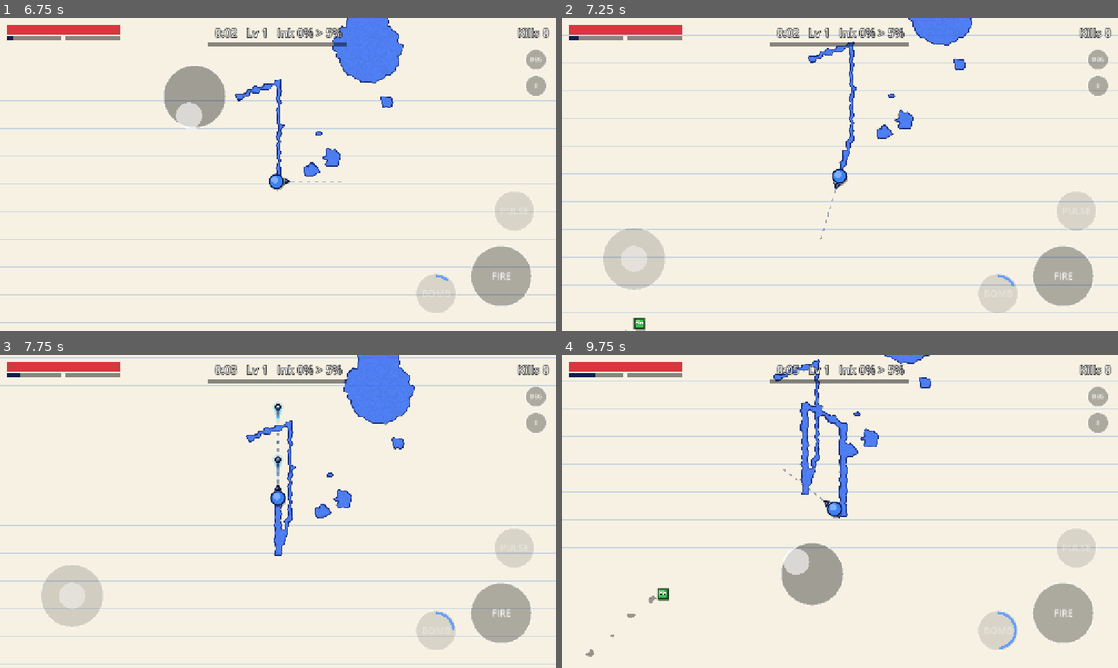
Above: before the commit, frames 1-4 (two rows, left to right).
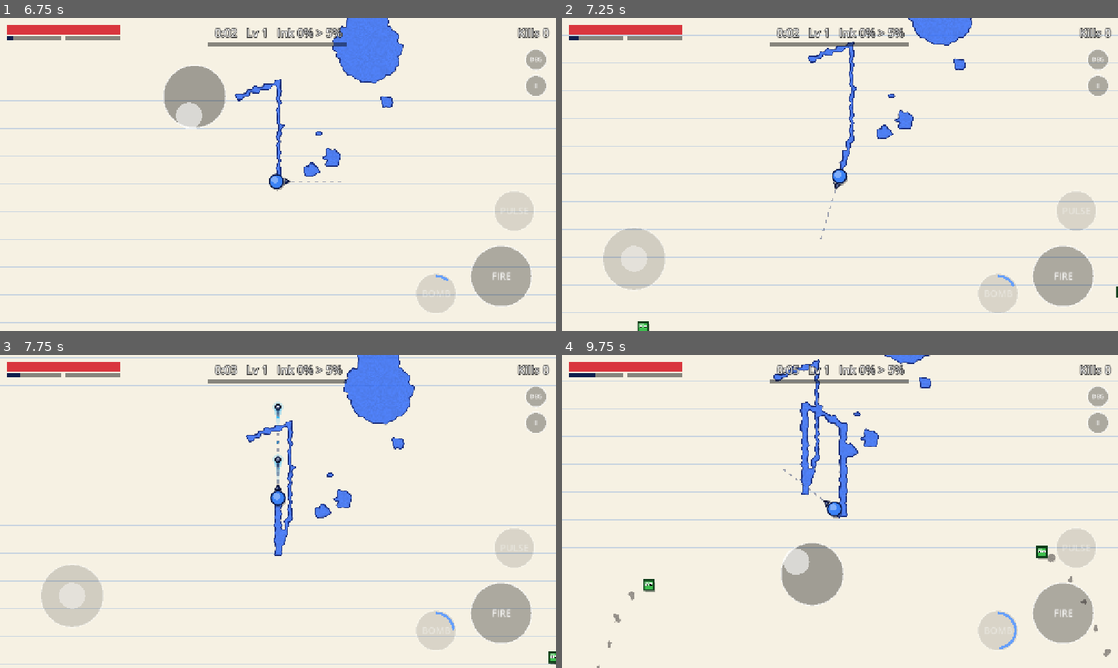
Above: after the commit, the same moments.

Repository: JobenR/Roguelite-Game
Game: Godot game, scene res://modes/survival.tscn
The game is run twice, just before and just after one commit, with the same random seed, the same clock (stepped at 60 frames per second) and the same inputs.
Inputs (mouse positions are in pixels of both pictures, inside the frame that each line leads up to):
- Up to frame 1 (6.75 s): tap Enter at 0.5 s; move the mouse to (400, 158) at 0.52 s; hold D (move_right) 0.53-1.25 s; hold Space (fire) 0.53-1.25 s; tap Shift (dash) at 0.6 s; click (400, 158) at 0.67 s; drag from (166, 190) to (250, 237) at 1.27 s; move the mouse to (333, 105) at 2.02 s; hold D (move_right) 2.03-2.75 s; hold E (secondary) 2.03-2.75 s; tap Q (pulse) at 2.1 s; drag from (250, 237) to (111, 127) at 2.77 s; move the mouse to (444, 221) at 3.52 s; hold A (move_left) 3.53-4.25 s; hold Space (fire) 3.53-4.25 s; tap Down (aim_down) at 3.6 s; tap Escape (pause) at 4.15 s; click "Restart run" at 4.25 s; tap R (restart) at 5 s; drag from (111, 127) to (194, 96) at 5.02 s; move the mouse to (305, 174) at 5.77 s; hold S (move_down) 5.78-6.5 s; hold E (secondary) 5.78-6.5 s; tap Right (aim_right) at 5.85 s; click (305, 174) at 5.92 s; drag from (194, 96) to (166, 190) at 6.52 s
- Up to frame 2 (7.25 s): no input
- Up to frame 3 (7.75 s): move the mouse to (400, 495) at 7.27 s; hold W (move_up) from 7.28 s (still down); hold Space (fire) from 7.28 s (still down); tap Shift (dash) at 7.35 s
- Up to frame 4 (9.75 s): release W (move_up) at 8 s; release Space (fire) at 8 s; drag from (728, 527) to (812, 574) at 8.02 s; move the mouse to (895, 442) at 8.77 s; hold S (move_down) 8.78-9.5 s; hold E (secondary) 8.78-9.5 s; tap Q (pulse) at 8.85 s; drag from (812, 574) to (673, 464) at 9.52 s

Frame 1 is identical in both runs. In frame 2, 0.1% of the frame differs, in the area x 11-100%, y 85-100%; in frame 3, less than 0.1%; in frame 4, 0.5%, in the area x 4-99%, y 60-100%.

Commit message:
Rear shots, smaller early horde, aimed bombs, piercing core, bomb rain, slowing mines, ink walls, varied enemy paths, higher-contrast enemies
Co-Authored-By: Claude Fable 5.2 <noreply@anthropic.com>
Claude-Session: https://claude.ai/code/session_018xN9S4Z9JfBLJbKbgLKxkq

Diff:
--- a/core/ink_grid.gd
+++ b/core/ink_grid.gd
@@ -21,6 +21,9 @@
 ## Watermark: when on, cells smudged over the player's ink are remembered here.
 var track_smudged_ink: bool = false
 var smudged_ink: PackedInt32Array = PackedInt32Array()
+## Wet Ink Wall: per-cell time until which the cell blocks enemies. Allocated
+## only when the upgrade is first used.
+var wall_until: PackedFloat32Array = PackedFloat32Array()
 
 
 func _init(area_size: Vector2, p_cell_size: float) -> void:
@@ -98,6 +101,25 @@
 				set_cell(y * cols + x, state)
 
 
+## Marks every cell along the segment as a wall until time `until`.
+func mark_wall_line(from: Vector2, to: Vector2, radius: float, until: float) -> void:
+	if wall_until.is_empty():
+		wall_until.resize(cols * rows)
+	var steps := maxi(1, int(ceil(from.distance_to(to) / (cell_size * 0.5))))
+	var reach := int(ceil(radius / cell_size))
+	for i in steps + 1:
+		var p := from.lerp(to, float(i) / steps)
+		var cx := clampi(int(p.x / cell_size), 0, cols - 1)
+		var cy := clampi(int(p.y / cell_size), 0, rows - 1)
+		for y in range(maxi(cy - reach, 0), mini(cy + reach, rows - 1) + 1):
+			for x in range(maxi(cx - reach, 0), mini(cx + reach, cols - 1) + 1):
+				wall_until[y * cols + x] = until
+
+
+func is_wall(pos: Vector2, now: float) -> bool:
+	return not wall_until.is_empty() and wall_until[cell_index(pos)] > now
+
+
 ## Wipes smudge inside the circle back to blank paper. Ink is untouched.
 func clean_circle(pos: Vector2, radius: float) -> void:
 	var x0 := clampi(int((pos.x - radius) / cell_size), 0, cols - 1)
--- a/data/arsenal.json
+++ b/data/arsenal.json
@@ -32,11 +32,13 @@
   "jump_range": 220
  },
  "mines": {
-  "cooldown": 3.5,
+  "cooldown": 3.0,
   "damage": 30,
   "radius": 90,
   "trigger": 55,
-  "max": 5
+  "max": 5,
+  "slow": 0.45,
+  "slow_seconds": 3.5
  },
  "whip": {
   "cooldown": 1.6,
@@ -162,7 +164,7 @@
   "damage_scale_per_level": 0.15
  },
  "rear_guard": {
-  "damage_scale": 0.8,
+  "damage_scale": 1.0,
   "spread_deg": 14
  },
  "split": {
@@ -229,5 +231,25 @@
  },
  "ghost_step": {
   "seconds": 1.5
+ },
+ "spotter": {
+  "time_scale": 0.2,
+  "reticle_speed": 620,
+  "max_range": 520
+ },
+ "bomb_core": {
+  "length": 380,
+  "length_per_level": 90,
+  "width": 26,
+  "damage_scale": 1.5
+ },
+ "bomb_rain": {
+  "interval": 0.45,
+  "range": 420,
+  "size": 0.7
+ },
+ "ink_wall": {
+  "seconds": 2.0,
+  "seconds_per_level": 1.0
  }
 }
--- a/data/enemies.json
+++ b/data/enemies.json
@@ -1,7 +1,7 @@
 {
   "walker": {
     "name": "Walker",
-    "hp": 20,
+    "hp": 17,
     "speed": 70,
     "radius": 16,
     "damage": 8,
@@ -15,8 +15,10 @@
       "color": "#3fbf4f",
       "outline": "#0f3d1a",
       "rotation_deg": 45,
-      "eyes": "two"
-    }
+      "eyes": "two",
+      "outline_width": 0.26
+    },
+    "flank": 0.55
   },
   "runner": {
     "name": "Runner",
@@ -32,10 +34,14 @@
     "face_move": true,
     "visual": {
       "sides": 3,
-      "color": "#facc15",
-      "outline": "#713f12",
-      "eyes": "two"
-    }
+      "color": "#ea580c",
+      "outline": "#1c0a00",
+      "eyes": "two",
+      "streak": 16,
+      "glow": "#fb923c",
+      "outline_width": 0.26
+    },
+    "flank": 0.8
   },
   "spitter": {
     "name": "Spitter",
@@ -60,8 +66,10 @@
       "color": "#a855f7",
       "outline": "#3b0764",
       "rotation_deg": -90,
-      "eyes": "one"
-    }
+      "eyes": "one",
+      "outline_width": 0.26
+    },
+    "flank": 0.0
   },
   "brute": {
     "name": "Brute",
@@ -83,11 +91,13 @@
     "charge_time": 0.55,
     "visual": {
       "sides": 6,
-      "color": "#ef4444",
+      "color": "#b91c1c",
       "outline": "#450a0a",
       "eyes": "two",
-      "brow": true
-    }
+      "brow": true,
+      "outline_width": 0.26
+    },
+    "flank": 0.3
   },
   "splitter": {
     "name": "Splitter",
@@ -106,8 +116,10 @@
       "sides": 4,
       "color": "#14b8a6",
       "outline": "#042f2e",
-      "eyes": "two"
-    }
+      "eyes": "two",
+      "outline_width": 0.26
+    },
+    "flank": 0.5
   },
   "mite": {
     "name": "Mite",
@@ -124,8 +136,10 @@
       "sides": 4,
       "color": "#5eead4",
       "outline": "#042f2e",
-      "eyes": "two"
-    }
+      "eyes": "two",
+      "outline_width": 0.26
+    },
+    "flank": 0.7
   },
   "corruptor": {
     "name": "Corruptor",
@@ -143,8 +157,10 @@
       "color": "#3f3f46",
       "outline": "#09090b",
       "eyes": "one",
-      "aura": "#52525b"
-    }
+      "aura": "#52525b",
+      "outline_width": 0.26
+    },
+    "flank": 0.35
   },
   "eraser": {
     "name": "The Eraser",
@@ -171,7 +187,9 @@
       "outline": "#500724",
       "rotation_deg": 22.5,
       "eyes": "two",
-      "brow": true
-    }
+      "brow": true,
+      "outline_width": 0.26
+    },
+    "flank": 0.0
   }
 }
--- a/data/pickups.json
+++ b/data/pickups.json
@@ -60,6 +60,13 @@
       "weight": 1.5,
       "color": "#10b981",
       "icon": "letter"
+    },
+    "bomb_rain": {
+      "name": "Bomb Rain",
+      "duration": 6,
+      "weight": 1.5,
+      "color": "#1d4ed8",
+      "icon": "letter"
     }
   }
 }
--- a/data/upgrades.json
+++ b/data/upgrades.json
@@ -543,11 +543,11 @@
   },
   "mines": {
    "name": "Ink Mines",
-   "desc": "You drop a mine every few seconds that bursts when an enemy steps near",
-   "max_level": 4,
+   "desc": "You drop a mine every few seconds. It bursts when enemies step near and slows the survivors",
+   "max_level": 5,
    "category": "weapon",
    "set": "arsenal",
-   "rarity": "rare",
+   "rarity": "common",
    "icon": "mine",
    "badge": "",
    "effects": [
@@ -719,11 +719,11 @@
   },
   "rear_guard": {
    "name": "Rear Guard",
-   "desc": "A second gun fires backwards. Levels add shots",
-   "max_level": 3,
-   "category": "weapon",
-   "set": "nib",
-   "rarity": "rare",
+   "desc": "+1 shot fired straight behind you at full damage. Stacks",
+   "max_level": 5,
+   "category": "weapon",
+   "set": "nib",
+   "rarity": "common",
    "icon": "multishot",
    "badge": "Re",
    "effects": [
@@ -1769,6 +1769,54 @@
    "effects": [
     {
      "stat": "banish",
+     "add": 1
+    }
+   ]
+  },
+  "spotter": {
+   "name": "Spotter",
+   "desc": "Hold BOMB to slow time and steer a target with the move stick; release to throw exactly there",
+   "max_level": 1,
+   "category": "weapon",
+   "set": "bomb",
+   "rarity": "rare",
+   "icon": "steady_hand",
+   "badge": "Bm",
+   "effects": [
+    {
+     "stat": "bomb_aim",
+     "add": 1
+    }
+   ]
+  },
+  "piercing_core": {
+   "name": "Piercing Core",
+   "desc": "The bomb's core flies on in a straight line, tearing through everything, then bursts",
+   "max_level": 3,
+   "category": "weapon",
+   "set": "bomb",
+   "rarity": "epic",
+   "icon": "laser",
+   "badge": "Bc",
+   "effects": [
+    {
+     "stat": "bomb_core",
+     "add": 1
+    }
+   ]
+  },
+  "ink_wall": {
+   "name": "Wet Ink Wall",
+   "desc": "Your fresh trail is a wall: enemies cannot cross it until it dries. Brutes and bosses break through",
+   "max_level": 3,
+   "category": "ink",
+   "set": "ink",
+   "rarity": "epic",
+   "icon": "shield",
+   "badge": "Wl",
+   "effects": [
+    {
+     "stat": "ink_wall",
      "add": 1
     }
    ]
--- a/data/waves.json
+++ b/data/waves.json
@@ -17,7 +17,7 @@
     "waves": [
       {
         "start": 0,
-        "interval": 0.9,
+        "interval": 1.2,
         "batch": 1,
         "enemies": {
           "walker": 1
@@ -25,26 +25,26 @@
       },
       {
         "start": 30,
-        "interval": 0.7,
-        "batch": 2,
+        "interval": 1.0,
+        "batch": 1,
         "enemies": {
           "walker": 1
         }
       },
       {
         "start": 60,
-        "interval": 0.6,
+        "interval": 0.8,
         "batch": 2,
         "label": "RUNNERS",
         "enemies": {
           "walker": 6,
-          "runner": 2
+          "runner": 1.2
         }
       },
       {
         "start": 120,
-        "interval": 0.5,
-        "batch": 3,
+        "interval": 0.65,
+        "batch": 2,
         "label": "SPITTERS",
         "enemies": {
           "walker": 6,
@@ -118,6 +118,8 @@
           "corruptor": 0.44
         }
       }
-    ]
+    ],
+    "max_enemies_start": 30,
+    "max_enemies_per_minute": 32
   }
 }
--- a/entities/enemies/enemy.gd
+++ b/entities/enemies/enemy.gd
@@ -40,6 +40,10 @@
 var bleed_left: float = 0.0
 var bleed_dps: float = 0.0
 var was_on_ink: bool = false
+# Approach style: each enemy curves in from its own side and weaves a little,
+# so a horde spreads out instead of forming one line.
+var flank: float = 0.0
+var weave_phase: float = 0.0
 
 @onready var visual: Node2D = $Visual
 
@@ -77,6 +81,9 @@
 	ability_state = 0
 	ability_dir = Vector2.ZERO
 	aux_left = 0.0
+	var spread := float(data.get("flank", 0.0))
+	flank = randf_range(-spread, spread)
+	weave_phase = randf() * TAU
 	slow_left = 0.0
 	stain_left = 0.0
 	bleed_left = 0.0
--- a/entities/visuals/shape_visual.gd
+++ b/entities/visuals/shape_visual.gd
@@ -20,6 +20,7 @@
 var _highlight: PackedVector2Array = PackedVector2Array()
 var _color: Color = Color.WHITE
 var _outline: Color = Color.BLACK
+var _outline_width: float = 0.2
 var _radius: float = 10.0
 var _eyes: String = ""  # "", "two" or "one"
 var _brow: bool = false
@@ -38,6 +39,7 @@
 	_radius = radius
 	_color = Color(String(data.get("color", "#ffffff")))
 	_outline = Color(String(data.get("outline", _color.darkened(0.6).to_html())))
+	_outline_width = float(data.get("outline_width", 0.2))
 	var eyes: Variant = data.get("eyes", "")
 	_eyes = ("two" if eyes else "") if eyes is bool else String(eyes)
 	_brow = bool(data.get("brow", false))
@@ -93,8 +95,8 @@
 		draw_set_transform(Vector2.ZERO)
 	draw_colored_polygon(_points, _color)
 	draw_colored_polygon(_highlight, _color.lightened(0.35))
-	draw_polyline(_outline_points, _outline, maxf(2.0, _radius * 0.2), true)
-	if _streak > 0.0:
+	draw_polyline(_outline_points, _outline, maxf(2.0, _radius * _outline_width), true)
+	if _streak > 0.0 and _eyes == "":
 		draw_circle(Vector2(_radius * 0.25, 0.0), _radius * 0.35, Color(1, 1, 1, 0.9))
 	if _eyes == "one":
 		var big := _radius * 0.36
--- a/modes/survival.gd
+++ b/modes/survival.gd
@@ -40,7 +40,7 @@
 	player.setup(enemies, bullets, rect, ink, effects)
 	hazards.setup(enemies, ink, effects)
 	secondary.setup(player, enemies, ink, effects, hazards)
-	arsenal.setup(player, enemies, bullets, ink, effects, hazards)
+	arsenal.setup(player, enemies, bullets, ink, effects, hazards, secondary)
 	glyphs.setup(player, enemies, ink, effects)
 	pulse.setup(player, enemies, ink, effects, glyphs, hazards)
 	milestones.setup(ink, player, pulse)
--- a/systems/arsenal.gd
+++ b/systems/arsenal.gd
@@ -24,9 +24,12 @@
 var _saw_tick: float = 0.0
 var _trail_tick: float = 0.0
 var _watermark_left: float = 1.0
-
-
-func setup(player: Player, enemies: EnemyManager, bullets: BulletManager, ink: InkSystem, effects: Effects, hazards: Hazards) -> void:
+var _secondary: SecondarySystem
+var _wall_points: Array[Dictionary] = []
+
+
+func setup(player: Player, enemies: EnemyManager, bullets: BulletManager, ink: InkSystem, effects: Effects, hazards: Hazards, secondary: SecondarySystem) -> void:
+	_secondary = secondary
 	_player = player
 	_enemies = enemies
 	_bullets = bullets
@@ -110,7 +113,8 @@
 
 	level = _level("mines")
 	if _due("mines", level, delta):
-		_hazards.add_mine(pos, _damage("mines", level), _num("mines", "radius", 90.0), _num("mines", "trigger", 55.0), int(_num("mines", "max", 5.0)) + level)
+		_hazards.add_mine(pos, _damage("mines", level), _num("mines", "radius", 90.0), _num("mines", "trigger", 55.0), int(_num("mines", "max", 5.0)) + level,
+				_num("mines", "slow", 0.0), _num("mines", "slow_seconds", 0.0))
 
 	level = _level("whip")
 	if _due("whip", level, delta):
@@ -413,6 +417,26 @@
 					keep.append(index)
 			grid.smudged_ink = keep
 
+	if GameState.has_power("bomb_rain"):
+		var rain_left := float(_timers.get("bomb_rain", 0.0)) - delta
+		if rain_left <= 0.0:
+			rain_left = _num("bomb_rain", "interval", 0.45)
+			var at := pos + Vector2.from_angle(randf() * TAU) * randf_range(80.0, _num("bomb_rain", "range", 420.0))
+			_secondary.drop_at(at, _num("bomb_rain", "size", 0.7))
+		_timers["bomb_rain"] = rain_left
+
+	# Wet Ink Wall: remember the fresh trail so it can be drawn while it holds.
+	var wall := Upgrades.bonus("ink_wall")
+	if wall > 0.0:
+		var hold := _num("ink_wall", "seconds", 2.0) + _num("ink_wall", "seconds_per_level", 1.0) * (wall - 1.0)
+		if _wall_points.is_empty() or pos.distance_to(_wall_points[_wall_points.size() - 1]["pos"]) > 10.0:
+			if not _wall_points.is_empty():
+				grid.mark_wall_line(_wall_points[_wall_points.size() - 1]["pos"], pos, 10.0, GameState.run_time + hold)
+			_wall_points.append({"pos": pos, "until": GameState.run_time + hold, "hold": hold})
+		while not _wall_points.is_empty() and float(_wall_points[0]["until"]) <= GameState.run_time:
+			_wall_points.remove_at(0)
+		queue_redraw()
+
 	if GameState.has_power("ink_storm"):
 		var left := float(_timers.get("ink_storm", 0.0)) - delta
 		if left <= 0.0:
@@ -437,6 +461,15 @@
 
 func _draw() -> void:
 	var spin := Time.get_ticks_msec() * 0.012
+	# The wet wall: bright while fresh, fading as it dries.
+	for i in range(1, _wall_points.size()):
+		var a: Dictionary = _wall_points[i - 1]
+		var b: Dictionary = _wall_points[i]
+		if (a["pos"] as Vector2).distance_to(b["pos"]) > 60.0:
+			continue
+		var wet := clampf((float(b["until"]) - GameState.run_time) / float(b["hold"]), 0.0, 1.0)
+		draw_line(a["pos"], b["pos"], Color(0.02, 0.06, 0.25, 0.9 * wet), 14.0)
+		draw_line(a["pos"], b["pos"], Color(0.7, 0.9, 1.0, wet), 4.0)
 	for rang in _boomerangs:
 		var pos: Vector2 = rang["pos"]
 		var arm := Vector2.from_angle(spin * 2.0) * 16.0
--- a/systems/enemy_manager.gd
+++ b/systems/enemy_manager.gd
@@ -244,6 +244,9 @@
 	var thorn_ink := Upgrades.bonus("thorn_ink")
 	var thorns := Upgrades.bonus("thorns")
 	var cut_scale := 1.0 - minf(Upgrades.bonus("ink_tough"), 0.75)
+	var weave_time := GameState.run_time * 1.7
+	var walls := Upgrades.bonus("ink_wall") > 0.0
+	var now := GameState.run_time
 
 	for enemy in active:
 		var pos := enemy.position
@@ -262,7 +265,10 @@
 		var step := Vector2.ZERO
 		match (-1 if frozen else int(enemy.behavior)):
 			Enemy.Behavior.CHASE:
-				step = toward * pace * delta
+				# Curve in from this enemy's own side (fading out up close) and
+				# weave, so the horde fans out and surrounds instead of queueing.
+				var bend := enemy.flank * clampf((dist - 90.0) / 260.0, 0.0, 1.0) + sin(weave_time + enemy.weave_phase) * 0.22
+				step = toward.rotated(bend) * pace * delta
 			Enemy.Behavior.CHARGE:
 				step = _charge_step(enemy, toward, dist, pace, delta)
 			Enemy.Behavior.RANGED:
@@ -285,7 +291,21 @@
 		if enemy.heavy:
 			push *= 0.15
 
-		pos += step + push * push_factor
+		var move := step + push * push_factor
+		if walls and not enemy.heavy and move != Vector2.ZERO:
+			# Wet Ink Wall: a blocked enemy slides along the wall instead.
+			var feeler := move.normalized() * enemy.radius * 0.7
+			if ink_grid.is_wall(pos + move + feeler, now):
+				if not ink_grid.is_wall(pos + Vector2(move.x, 0.0) + Vector2(feeler.x, 0.0), now) and absf(move.x) > 0.01:
+					move = Vector2(signf(move.x) * move.length(), 0.0)
+				elif not ink_grid.is_wall(pos + Vector2(0.0, move.y) + Vector2(0.0, feeler.y), now) and absf(move.y) > 0.01:
+					move = Vector2(0.0, signf(move.y) * move.length())
+				else:
+					# Fully blocked: shuffle sideways to find a way around.
+					move = toward.orthogonal() * (1.0 if enemy.flank >= 0.0 else -1.0) * move.length()
+					if ink_grid.is_wall(pos + move + move.normalized() * enemy.radius * 0.7, now):
+						move = Vector2.ZERO
+		pos += move
 		pos.x = clampf(pos.x, min_x, max_x)
 		pos.y = clampf(pos.y, min_y, max_y)
 		enemy.position = pos
--- a/systems/hazards.gd
+++ b/systems/hazards.gd
@@ -31,10 +31,10 @@
 	_holes.append({"pos": pos, "radius": radius, "left": seconds, "total": seconds, "damage": burst_damage, "pull": pull_speed})
 
 
-func add_mine(pos: Vector2, mine_damage: float, radius: float, trigger: float, limit: int) -> void:
+func add_mine(pos: Vector2, mine_damage: float, radius: float, trigger: float, limit: int, slow: float = 0.0, slow_seconds: float = 0.0) -> void:
 	while _mines.size() >= mini(limit, MAX_MINES_HARD):
 		_mines.remove_at(0)
-	_mines.append({"pos": pos, "damage": mine_damage, "radius": radius, "trigger": trigger, "arm": 0.6})
+	_mines.append({"pos": pos, "damage": mine_damage, "radius": radius, "trigger": trigger, "arm": 0.6, "slow": slow, "slow_seconds": slow_seconds})
 
 
 func _process(delta: float) -> void:
@@ -89,6 +89,9 @@
 				_mines.remove_at(i)
 				_ink.splat(pos, float(mine["radius"]) * 0.7, Vector2.ZERO)
 				_enemies.damage_area(pos, float(mine["radius"]), float(mine["damage"]))
+				if float(mine["slow"]) > 0.0:
+					# Survivors over a wider area are slowed, to break up the mass.
+					_enemies.slow_area(pos, float(mine["radius"]) * 1.6, float(mine["slow"]), float(mine["slow_seconds"]))
 				_effects.ring(pos, float(mine["radius"]), Color(0.12, 0.23, 0.54, 0.9), 0.3)
 		i -= 1
 	queue_redraw()
--- a/systems/secondary_system.gd
+++ b/systems/secondary_system.gd
@@ -16,6 +16,8 @@
 var _from: Vector2 = Vector2.ZERO
 var _to: Vector2 = Vector2.ZERO
 var _t: float = 0.0
+var _aiming: bool = false
+var _reticle: Vector2 = Vector2.ZERO
 
 @onready var visual: Node2D = $Visual
 
@@ -32,6 +34,17 @@
 	visual.visible = false
 	Events.enemy_killed.connect(_on_enemy_killed)
 	Events.secondary_charge_changed.emit(charge)
+	Events.player_died.connect(_stop_aiming)
+
+
+func _exit_tree() -> void:
+	_stop_aiming()
+
+
+func _stop_aiming() -> void:
+	_aiming = false
+	Engine.time_scale = 1.0
+	queue_redraw()
 
 
 func _on_enemy_killed(_type_id: String, _pos: Vector2, _splat_radius: float, _xp: int, _dir: Vector2) -> void:
@@ -57,8 +70,12 @@
 	if _player == null or _weapon.is_empty() or not GameState.is_playing():
 		return
 	_add_charge(delta / _cooldown())
-	if Input.is_action_just_pressed("secondary") and charge >= 1.0 and not _flying:
-		_throw()
+	if Upgrades.bonus("bomb_aim") > 0.0:
+		_update_aimed_throw(delta)
+	elif Input.is_action_just_pressed("secondary") and charge >= 1.0 and not _flying:
+		var throw_range := float(_weapon.get("throw_range", 300.0))
+		var target := _enemies.nearest(_player.position, throw_range)
+		_throw(target.position if target != null else _player.position + _player.aim_dir * throw_range * 0.7)
 	if _flying:
 		_t += delta / maxf(0.05, float(_weapon.get("flight_time", 0.45)))
 		var t := minf(_t, 1.0)
@@ -79,17 +96,52 @@
 					_explode(_to + offset, DataDB.arsenal_num("cluster", "radius_scale", 0.6), false)
 
 
-func _throw() -> void:
-	var throw_range := float(_weapon.get("throw_range", 300.0))
-	var target := _enemies.nearest(_player.position, throw_range)
+## Spotter: hold the button to slow time and steer a target with the move
+## stick; release to throw at it.
+func _update_aimed_throw(delta: float) -> void:
+	if not _aiming:
+		if Input.is_action_just_pressed("secondary") and charge >= 1.0 and not _flying:
+			_aiming = true
+			_reticle = _player.position + _player.aim_dir * 170.0
+		return
+	var slow := DataDB.arsenal_num("spotter", "time_scale", 0.2)
+	Engine.time_scale = slow
+	# The target moves in real time even though the game is slowed.
+	var steer := Input.get_vector("move_left", "move_right", "move_up", "move_down")
+	_reticle += steer * DataDB.arsenal_num("spotter", "reticle_speed", 620.0) * delta / slow
+	var offset := (_reticle - _player.position).limit_length(DataDB.arsenal_num("spotter", "max_range", 520.0))
+	_reticle = _player.position + offset
+	queue_redraw()
+	if not Input.is_action_pressed("secondary"):
+		_stop_aiming()
+		_throw(_reticle)
+
+
+func _throw(target: Vector2) -> void:
 	_from = _player.position
-	_to = target.position if target != null else _player.position + _player.aim_dir * throw_range * 0.7
+	_to = target
 	_t = 0.0
 	_flying = true
 	visual.position = _from
 	visual.visible = true
 	charge -= 1.0
 	Events.secondary_charge_changed.emit(minf(charge, 1.0))
+
+
+## A bomb blast at a point, with no throw and no charge spent (Bomb Rain).
+func drop_at(pos: Vector2, size: float) -> void:
+	_explode(pos, size, false)
+
+
+func _draw() -> void:
+	if not _aiming:
+		return
+	var radius := float(_weapon.get("blast_radius", 100.0)) * Upgrades.mult_of("bomb_size")
+	draw_dashed_line(_player.position, _reticle, Color(0.07, 0.14, 0.37, 0.7), 4.0, 14.0)
+	draw_circle(_reticle, radius, Color(0.22, 0.45, 0.95, 0.18))
+	draw_arc(_reticle, radius, 0.0, TAU, 48, Color(0.07, 0.14, 0.37, 0.9), 4.0)
+	draw_line(_reticle - Vector2(14, 0), _reticle + Vector2(14, 0), Color(0.07, 0.14, 0.37), 4.0)
+	draw_line(_reticle - Vector2(0, 14), _reticle + Vector2(0, 14), Color(0.07, 0.14, 0.37), 4.0)
 
 
 func _explode(pos: Vector2, size: float, main: bool) -> void:
@@ -124,6 +176,19 @@
 	var napalm := Upgrades.bonus("napalm")
 	if napalm > 0.0:
 		_hazards.add_burn(pos, radius, napalm, DataDB.arsenal_num("napalm", "seconds", 5.0), Color(0.98, 0.45, 0.1))
+	# Piercing Core: the bomb's heart flies on, tearing a line, then bursts.
+	var core := Upgrades.bonus("bomb_core")
+	if core > 0.0 and main:
+		var dir := (_to - _from).normalized() if _to != _from else _player.aim_dir
+		var length := DataDB.arsenal_num("bomb_core", "length", 380.0) + DataDB.arsenal_num("bomb_core", "length_per_level", 90.0) * (core - 1.0)
+		var end := pos + dir * length
+		var width := DataDB.arsenal_num("bomb_core", "width", 26.0)
+		_enemies.damage_segment(pos, end, width, bomb_damage * DataDB.arsenal_num("bomb_core", "damage_scale", 1.5))
+		_ink.grid.paint_line(pos, end, 9.0, InkGrid.INK)
+		_effects.beam(pos, end, Color(0.1, 0.25, 0.75), width, 0.4)
+		_ink.splat(end, radius * 0.6, dir)
+		_enemies.damage_area(end, radius * 0.7, bomb_damage * 0.6)
+		_effects.ring(end, radius * 0.7, Color(0.12, 0.23, 0.54, 0.9), 0.3)
 	_effects.ring(pos, radius, Color(0.12, 0.23, 0.54, 0.9), 0.35)
 	_effects.burst(pos, Vector2.ZERO, Color(0.15, 0.3, 0.8), 16 if main else 6)
 	if main:
--- a/systems/spawn_director.gd
+++ b/systems/spawn_director.gd
@@ -45,6 +45,13 @@
 	return 1.0 + float(_cfg.get("hp_growth_per_minute", 0.0)) * minutes + float(_cfg.get("hp_growth_per_minute_squared", 0.0)) * minutes * minutes
 
 
+## Most enemies allowed alive right now. The cap starts low and rises each
+## minute, so the early horde stays a size the starting gun can manage.
+func enemy_cap() -> int:
+	var ramp := float(_cfg.get("max_enemies_start", 400.0)) + float(_cfg.get("max_enemies_per_minute", 0.0)) * GameState.run_time / 60.0
+	return mini(int(_cfg.get("max_enemies", 400)), int(ramp))
+
+
 ## Seconds until the next mini-boss, or -1 when none is scheduled.
 func time_to_boss() -> float:
 	return _next_boss - GameState.run_time if _next_boss < INF else -1.0
@@ -79,7 +86,7 @@
 		# Past the last wave the horde keeps growing.
 		var overtime := (GameState.run_time - float(wave.get("start", 0.0))) / 60.0
 		batch += int(overtime * float(_cfg.get("overtime_batch_per_minute", 0.0)))
-	var room := int(_cfg.get("max_enemies", 400)) - _enemies.active.size()
+	var room := enemy_cap() - _enemies.active.size()
 	var hp_mult := hp_multiplier()
 	for i in mini(batch, room):
 		_enemies.spawn(_pick_type(wave), _spawn_point(), hp_mult)
--- a/tools/smoke_test.gd
+++ b/tools/smoke_test.gd
@@ -30,7 +30,7 @@
 		Input.action_press("secondary")
 		Input.action_press("pulse")
 		Input.action_press("dash")
-		gs.grant_power(["frenzy", "magnet", "auto_aim", "freeze", "giant_brush", "ink_storm", "invincible", "eraser_wave"][(_frames / 120) % 8], 2.0)
+		gs.grant_power(["frenzy", "magnet", "auto_aim", "freeze", "giant_brush", "ink_storm", "invincible", "eraser_wave", "bomb_rain"][(_frames / 120) % 9], 2.0)
 	elif _frames % 120 == 1:
 		Input.action_release("secondary")
 		Input.action_release("pulse")
--- a/ui/levelup/levelup_cards.gd
+++ b/ui/levelup/levelup_cards.gd
@@ -99,6 +99,7 @@
 		return
 	is_open = true
 	visible = true
+	Engine.time_scale = 1.0  # in case the bomb's slow motion was active
 	get_tree().paused = true
 
 
--- a/ui/pause/pause_menu.gd
+++ b/ui/pause/pause_menu.gd
@@ -55,6 +55,7 @@
 		_resume()
 	elif GameState.is_playing() and not (_levelup != null and _levelup.is_open):
 		visible = true
+		Engine.time_scale = 1.0
 		get_tree().paused = true
 
 
